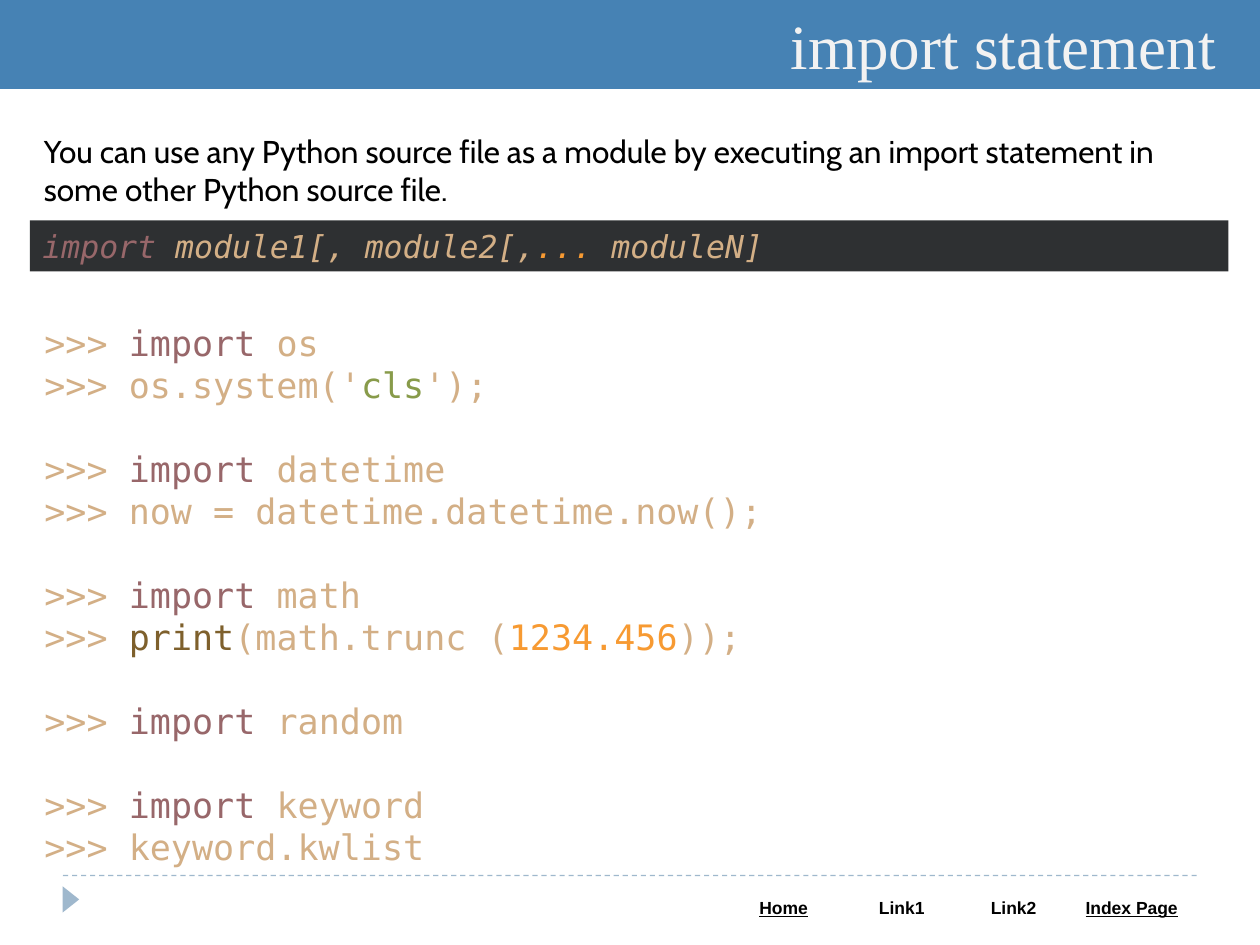
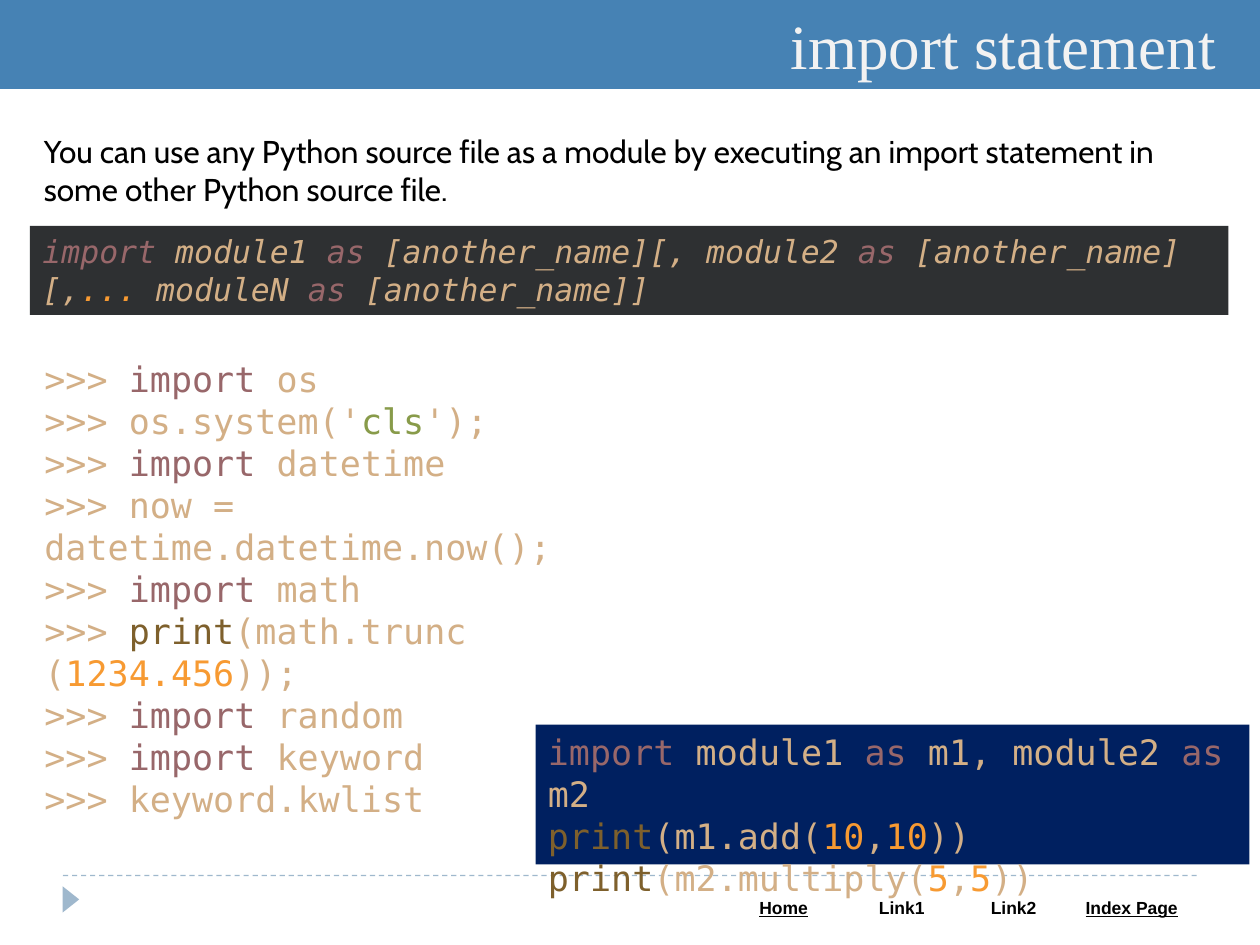
Before and after one commit to Saleel-Bagde-drive/Python-and-Web-PPTs, a slide deck: slide 65 of Python.pptx (slide 59 before the commit). Drawn at 1260x945 pixels with LibreOffice and Linux fonts; fonts in the diff are those of the drawing. Boxes give left, top, right and bottom in pixels: in the first picture for what was removed or moved away, otherwise in the second. Text is boxed around its words. In the diff, an @@ line names an element or a change of style, - is before the commit and + after.

```diff
--- a/Python.pptx
+++ b/Python.pptx
@@ rectangle "import module1 as [another_name][, module2 ...": place and size @@
-rectangle "import module1 as [another_name][, module2 ..." at (30,220,1228,271)
+rectangle "import module1 as [another_name][, module2 ..." at (30,226,1228,315)
@@ text in rectangle at (42,239,1180,308): text changed @@
-import module1[, module2[,... moduleN]
+import module1 as [another_name][, module2 as [another_name][,... moduleN as [another_name]]
@@ text ">>> import os" rewrapped from (129,329,761,867) to (44,365,550,819) @@
@@ rectangle added at (536,724,1250,864), fill #002060, 20 pt, text #D3AF86 @@
+import module1 as m1, module2 as m2
+print(m1.add(10,10))
+print(m2.multiply(5,5))
```
Also in this commit, not shown: 14 other slides changed, 10 slides added, 2 slides removed, 1 other file.
